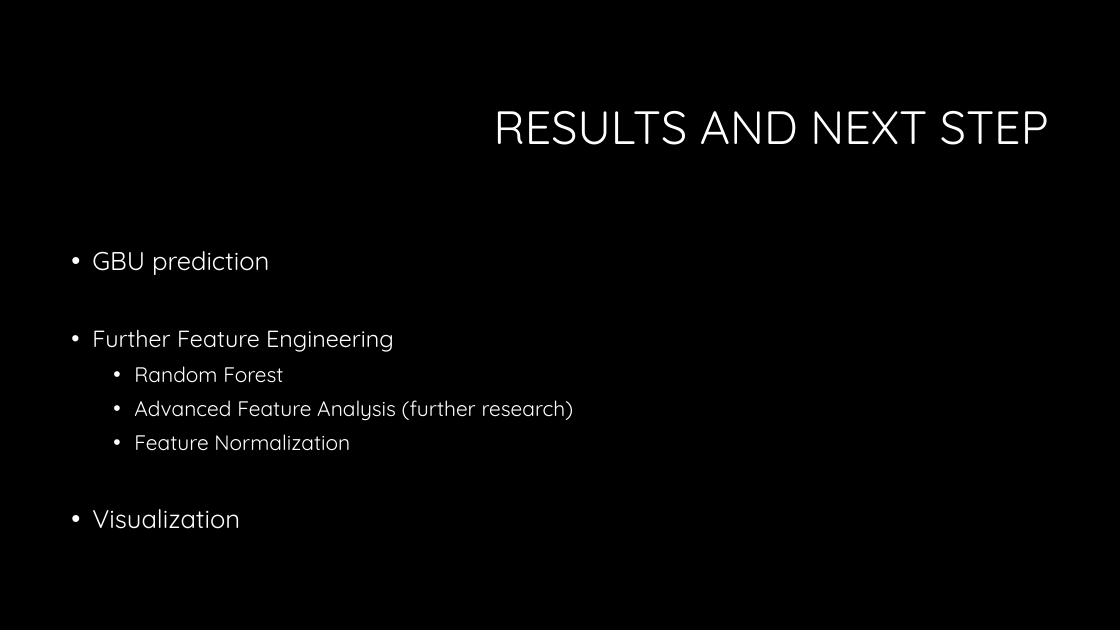
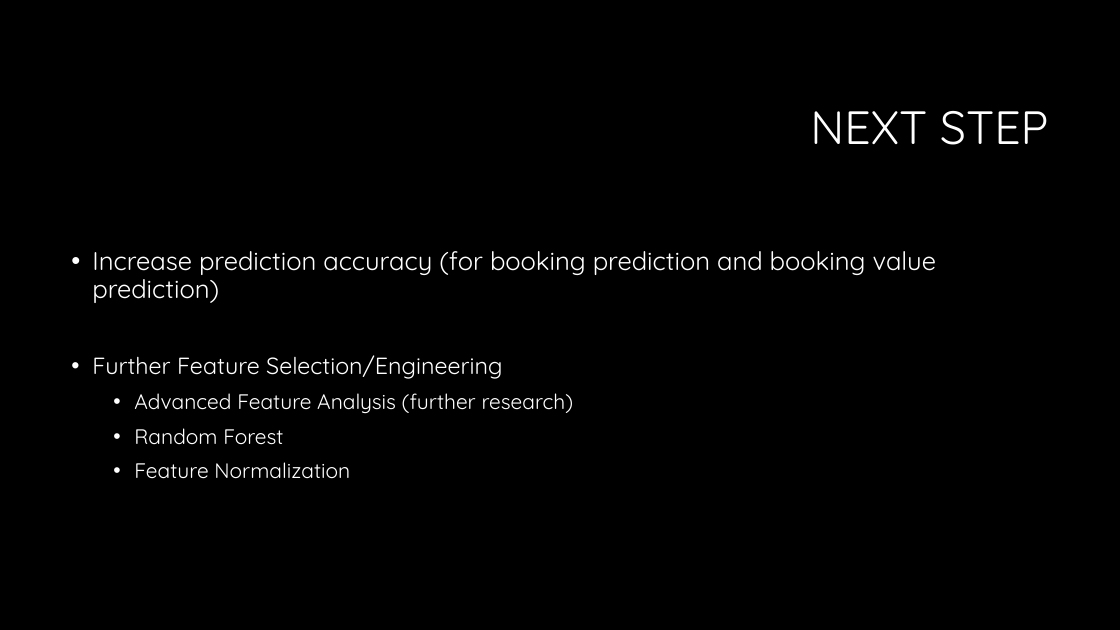
Before and after one commit to bigmessyteam/orie4741, a slide deck: slide 7 of Mini_Presentation.pptx. Drawn at 1120x630 pixels with LibreOffice and Linux fonts; fonts in the diff are those of the drawing; background and template pictures are left out. Boxes give left, top, right and bottom in pixels: in the first picture for what was removed or moved away, otherwise in the second. Text is boxed around its words. In the diff, an @@ line names an element or a change of style, - is before the commit and + after.

```diff
--- a/Mini_Presentation.pptx
+++ b/Mini_Presentation.pptx
@@ title at [810,111,1049,145]: text changed @@
-RESULTS AND NEXT STEP
+NEXT STEP
@@ text at [92,251,937,414]: text changed; size 20 to 22 pt @@
-• GBU prediction
-  • Further Feature Engineering
+• Increase prediction accuracy (for booking prediction and booking value prediction)
+  • Further Feature Selection/Engineering
+    • Advanced Feature Analysis (further research)
@@ text at [134,400,574,421]: paragraph removed @@
-    • Advanced Feature Analysis (further research)
@@ text at [92,509,240,529]: paragraph removed @@
-• Visualization
```
Also in this commit, not shown: 2 other slides changed, 1 other file.
